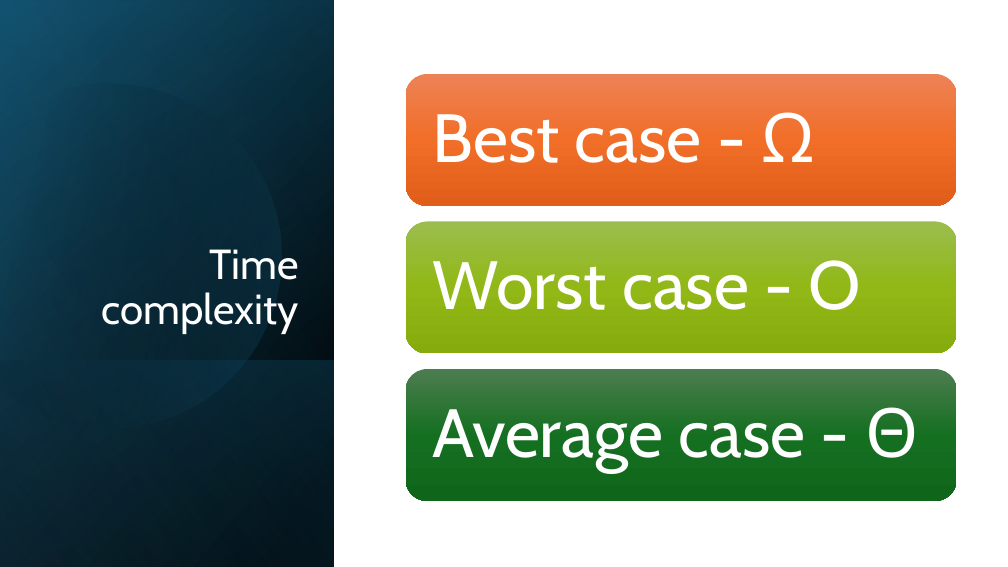
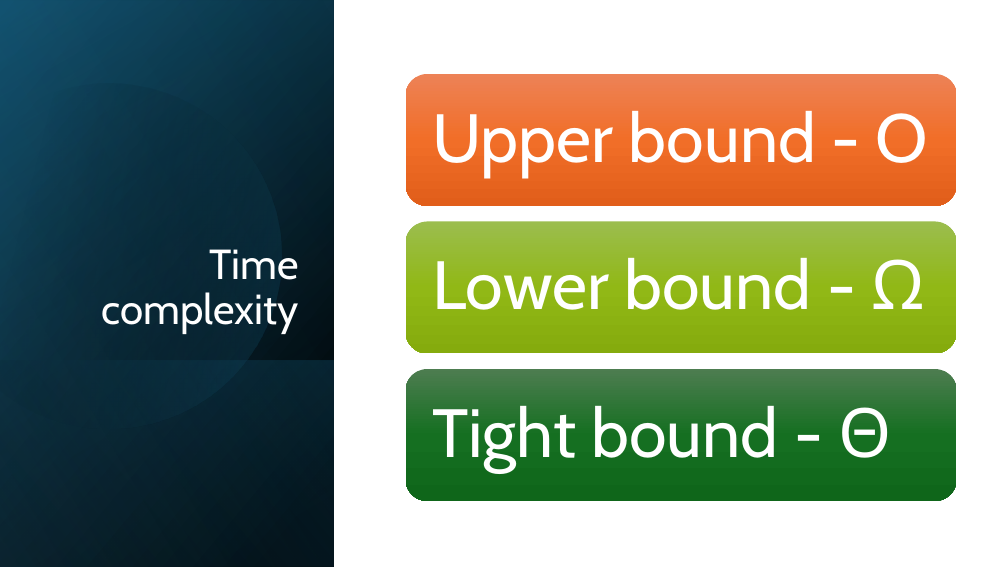
Before and after one commit to RobertNagy299/dsa-i-teaching, a slide deck: slide 45 of MyOwnPresentations/Data Structures and Algorithms I.pptx (slide 44 before the commit). Drawn at 1008x567 pixels with LibreOffice and Linux fonts; fonts in the diff are those of the drawing. Boxes give left, top, right and bottom in pixels: in the first picture for what was removed or moved away, otherwise in the second. Text is boxed around its words. In the diff, an @@ line names an element or a change of style, - is before the commit and + after.

Commit message:
Update first presentation with proper complexity sets and example exercises

```diff
--- a/MyOwnPresentations/Data Structures and Algorithms I.pptx
+++ b/MyOwnPresentations/Data Structures and Algorithms I.pptx
@@ text at (432, 110, 928, 177): text changed @@
-Best case - Ω
+Upper bound - O
@@ text at (432, 257, 925, 310): text changed @@
-Worst case - O
+Lower bound - Ω
@@ text at (432, 405, 892, 472): text changed @@
-Average case - Θ
+Tight bound - Θ
```
Also in this commit, not shown: 3 other slides changed, 9 slides added, 2 other files.
